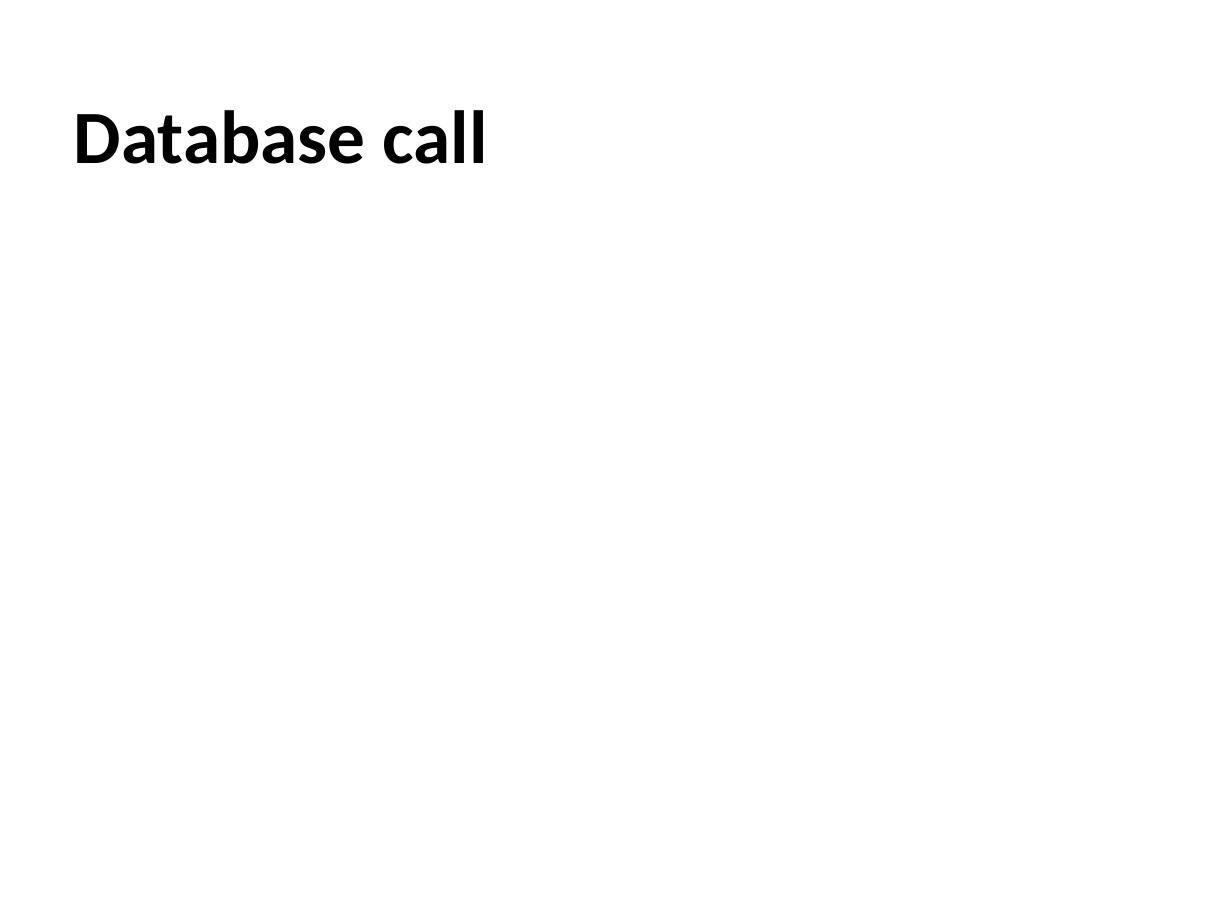
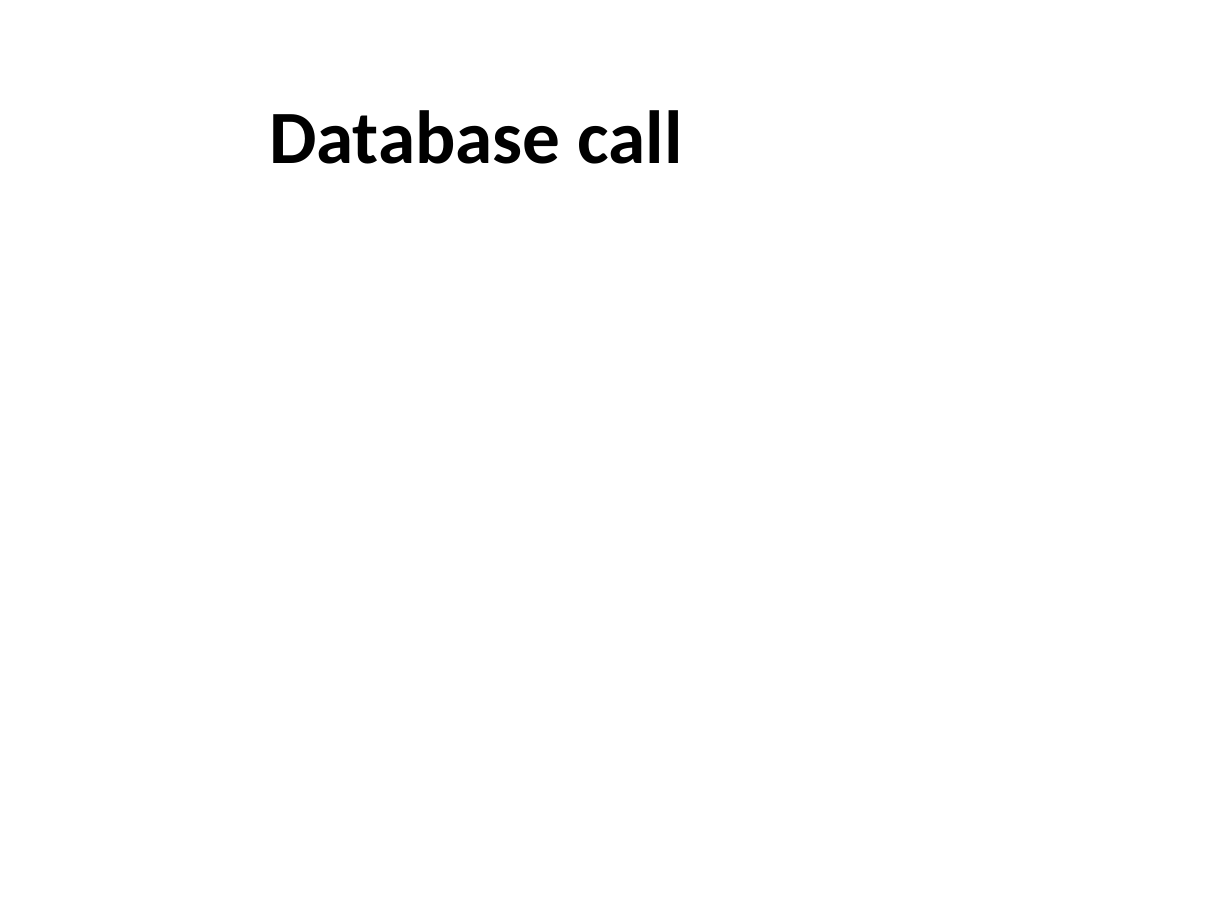
Before and after one commit to nuwanbando/coffee-shop, a slide deck: slide 14 of slides/WebAppDevelopmentWithJavaScript.pptx (slide 12 before the commit). Drawn at 1232x924 pixels with LibreOffice and Linux fonts; fonts in the diff are those of the drawing; background and template pictures are left out. Boxes give left, top, right and bottom in pixels: in the first picture for what was removed or moved away, otherwise in the second. Text is boxed around its words. In the diff, an @@ line names an element or a change of style, - is before the commit and + after.

```diff
--- a/slides/WebAppDevelopmentWithJavaScript.pptx
+++ b/slides/WebAppDevelopmentWithJavaScript.pptx
@@ title "Database call": place and size @@
-title "Database call" at [74,110,488,164]
+title "Database call" at [269,110,683,164]
```
Also in this commit, not shown: 9 other slides changed, 2 slides added, 1 slide removed.
